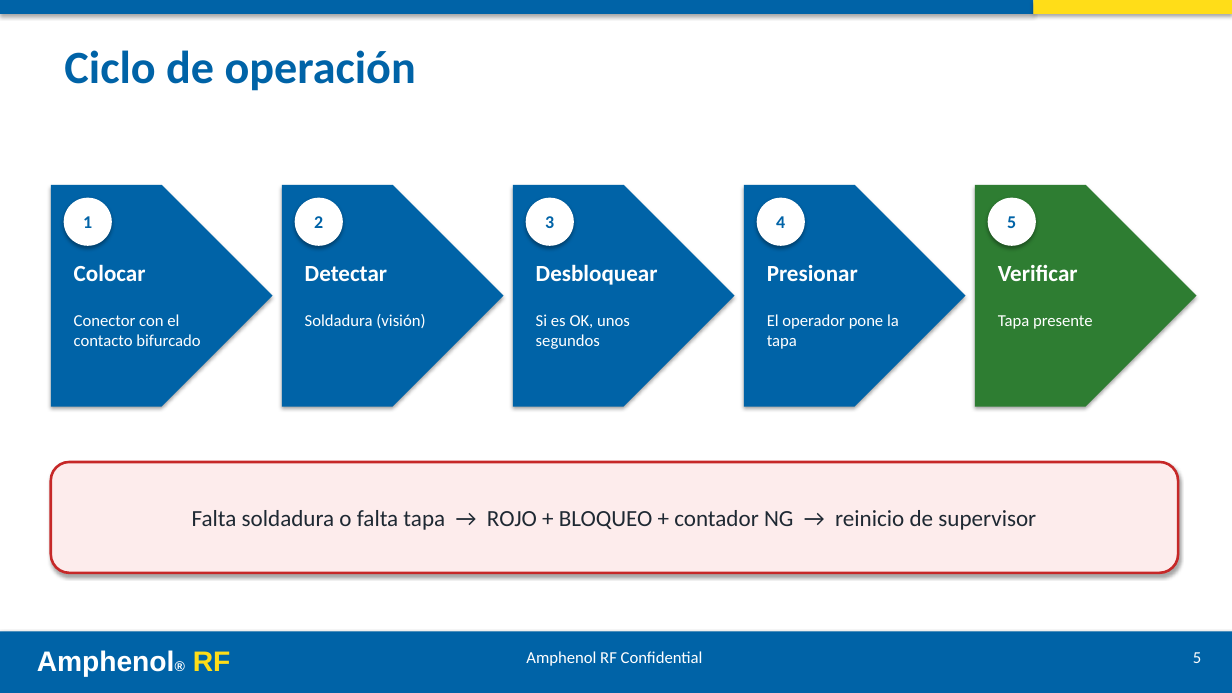
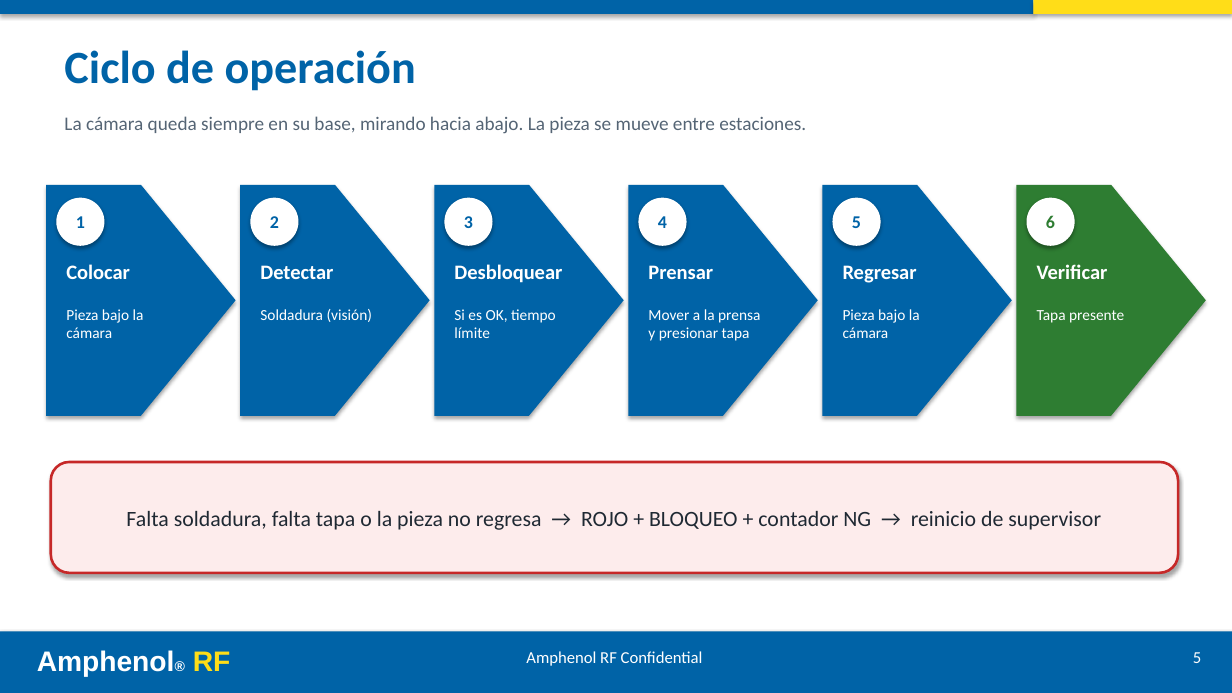
Before and after one commit to ricardosalmeron71-png/inspeccion-vision-solder-cap, a slide deck: slide 5 of docs/presentacion.pptx. Drawn at 1232x693 pixels with LibreOffice and Linux fonts; fonts in the diff are those of the drawing. Boxes give left, top, right and bottom in pixels: in the first picture for what was removed or moved away, otherwise in the second. Text is boxed around its words. In the diff, an @@ line names an element or a change of style, - is before the commit and + after.

```diff
--- a/docs/presentacion.pptx
+++ b/docs/presentacion.pptx
@@ text added at (x1=64, y1=116, x2=806, y2=134), 15 pt, text #556575 @@
+La cámara queda siempre en su base, mirando hacia abajo. La pieza se mueve entre estaciones.
@@ pentagon arrow resized from (x1=51, y1=185, x2=273, y2=407) to (x1=46, y1=185, x2=236, y2=416) @@
@@ ellipse "1" moved from (x1=65, y1=199, x2=111, y2=245) to (x1=57, y1=199, x2=104, y2=245) @@
@@ pentagon arrow resized from (x1=282, y1=185, x2=504, y2=407) to (x1=240, y1=185, x2=430, y2=416) @@
@@ ellipse "2" moved from (x1=296, y1=199, x2=342, y2=245) to (x1=251, y1=199, x2=298, y2=245) @@
@@ pentagon arrow resized from (x1=513, y1=185, x2=735, y2=407) to (x1=434, y1=185, x2=624, y2=416) @@
@@ ellipse "3" moved from (x1=527, y1=199, x2=573, y2=245) to (x1=445, y1=199, x2=492, y2=245) @@
@@ pentagon arrow added at (x1=628, y1=185, x2=818, y2=416), fill #0063A7 @@
@@ ellipse "4" moved from (x1=758, y1=199, x2=804, y2=245) to (x1=640, y1=199, x2=686, y2=245) @@
@@ pentagon arrow resized from (x1=744, y1=185, x2=966, y2=407) to (x1=823, y1=185, x2=1012, y2=416) @@
@@ ellipse "5" moved from (x1=989, y1=199, x2=1035, y2=245) to (x1=834, y1=199, x2=880, y2=245) @@
@@ pentagon arrow resized from (x1=975, y1=185, x2=1197, y2=407) to (x1=1017, y1=185, x2=1206, y2=416) @@
@@ ellipse added at (x1=1028, y1=199, x2=1074, y2=245), fill #FFFFFF, outline #FFFFFF 1.5 pt, 14 pt, text #2E7D32, bold @@
+6
@@ text "Colocar" moved from (x1=74, y1=264, x2=146, y2=281) to (x1=66, y1=264, x2=130, y2=279) @@
@@ text "Detectar" moved from (x1=305, y1=266, x2=387, y2=281) to (x1=260, y1=265, x2=333, y2=279) @@
@@ size 18 to 16 pt in 4 elements at (x1=66, y1=264, x2=130, y2=279), (x1=1037, y1=264, x2=1108, y2=279), (x1=260, y1=265, x2=333, y2=279), (x1=454, y1=264, x2=562, y2=283) @@
@@ text "Desbloquear" moved from (x1=536, y1=264, x2=658, y2=285) to (x1=454, y1=264, x2=562, y2=283) @@
@@ text added at (x1=648, y1=265, x2=713, y2=279), 16 pt, text #FFFFFF, bold @@
+Prensar
@@ text removed at (x1=767, y1=265, x2=858, y2=281) @@
-Presionar
@@ text added at (x1=843, y1=265, x2=917, y2=283), 16 pt, text #FFFFFF, bold @@
+Regresar
@@ text "Verificar" moved from (x1=998, y1=265, x2=1078, y2=281) to (x1=1037, y1=264, x2=1108, y2=279) @@
@@ text added at (x1=66, y1=309, x2=144, y2=338), 12 pt, text #FFFFFF @@
+Pieza bajo la cámara
@@ text removed at (x1=74, y1=314, x2=200, y2=346) @@
-Conector con el contacto bifurcado
@@ text "Soldadura (visión)" at (x1=260, y1=309, x2=373, y2=322): size 13 to 12 pt @@
@@ text "Soldadura (visión)" moved from (x1=305, y1=314, x2=425, y2=328) to (x1=260, y1=309, x2=373, y2=322) @@
@@ text at (x1=454, y1=309, x2=556, y2=338): text changed; size 13 to 12 pt @@
-Si es OK, unos segundos
+Si es OK, tiempo límite
@@ text added at (x1=648, y1=309, x2=760, y2=341), 12 pt, text #FFFFFF @@
+Mover a la prensa y presionar tapa
@@ text removed at (x1=767, y1=314, x2=899, y2=349) @@
-El operador pone la tapa
@@ text added at (x1=843, y1=309, x2=920, y2=338), 12 pt, text #FFFFFF @@
+Pieza bajo la cámara
@@ text "Tapa presente" moved from (x1=998, y1=315, x2=1093, y2=329) to (x1=1037, y1=310, x2=1124, y2=323) @@
@@ text "Tapa presente" at (x1=1037, y1=310, x2=1124, y2=323): size 13 to 12 pt @@
@@ text in rounded rectangle at (x1=126, y1=511, x2=1101, y2=530): text changed; size 18 to 17 pt @@
-Falta soldadura o falta tapa → ROJO + BLOQUEO + contador NG → reinicio de supervisor
+Falta soldadura, falta tapa o la pieza no regresa → ROJO + BLOQUEO + contador NG → reinicio de supervisor
```
Also in this commit, not shown: 10 other slides changed, 3 slides added, 16 other files.
